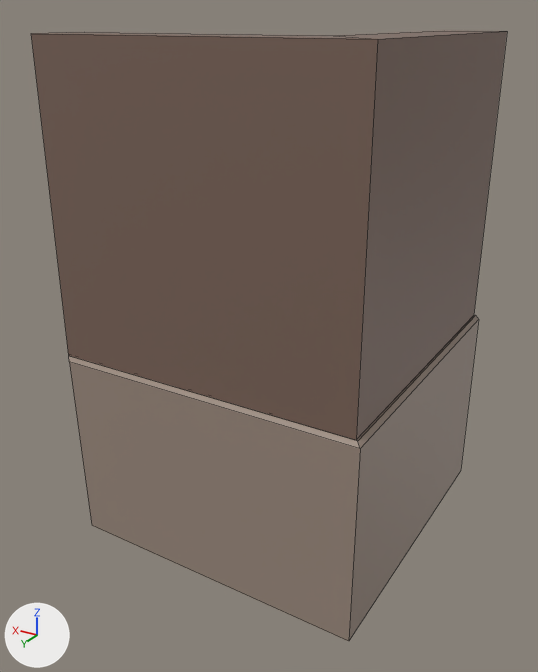
Renders of the FBX model Assets/Models/pared_esq_sup_izq.fbx from each side of a commit.
The view is the same before and after, from a 50 mm lens placed at (-1.57, 2.65, 2.05), pointed at (-0.11, 0.22, 0.84). Arrows for +X, +Y and +Z are at lower left; the lights stay in place. Mesh edges are drawn as thin lines. Where no turn or scale is listed for an object, it has been applied to the vertices. Vertices at the same position are counted once.

Names of what the first picture shows: 'pared_esq__base', 'pared_esq__zocalo4'.
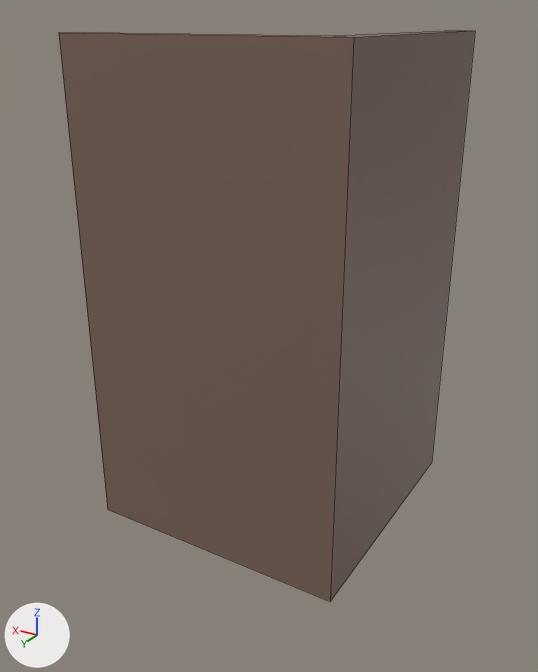
What differs and where, as boxes (x1, y1, x2, y2) in the pictures (538 x 672 px):
```json
{"object": "pared_esq__base", "change": "reshaped", "before": [31, 30, 507, 440], "after": [59, 30, 475, 602], "on screen": "13% narrower, 39% taller"}
{"object": "pared_esq__zocalo4", "change": "deleted", "before": [69, 315, 479, 641]}
```

The change, as JSON lines over the scene's bpy script:
```json
{"block": "me_mesh", "where": "me_mesh.from_pydata(...)  # 12 vertices, 6 faces; spans x -0.75..0.5, y -0.5..0.75, z 0.817..2.0"}
{"block": "me_mesh", "where": "# used by ob_pared_esq__base; location = (0.0, 0.0, 0.0)"}
{"block": "me_mesh", "where": "# verts and faces of me_mesh; kept vertices keep their numbers, new ones are numbered from 12"}
{"block": "me_mesh", "where": "# before: 4 (0.5, 0.75, 2.0) at pixel (30, 33), 5 (-0.75, 0.75, 2.0) at pixel (377, 39), 8 (-0.75, -0.5, 2.0) at pixel (507, 31), 9 (0.5, 0.75, 0.817) at pixel (68, 355), 10 (-0.75, 0.75, 0.817) at pixel (356, 439)"}
{"block": "me_mesh", "where": "# before: 11 (-0.75, -0.5, 0.817) at pixel (473, 315)"}
{"block": "me_mesh", "change": "me_mesh part 1"}
{"op": "add", "block": "me_mesh", "code": "delete_vertices([9, 10, 11])  # with the faces that use them"}
{"op": "add", "block": "me_mesh", "code": "verts[4] = (0.5, 0.625, 2.0)  # moved, pixel (58, 32)"}
{"op": "add", "block": "me_mesh", "code": "verts[5] = (-0.625, 0.625, 2.0)  # moved, pixel (353, 37)"}
{"op": "add", "block": "me_mesh", "code": "verts[8] = (-0.625, -0.5, 2.0)  # moved, pixel (475, 30)"}
{"op": "add", "block": "me_mesh", "code": "for new, old in zip([12, 13, 14], [4, 5, 8]): verts[new] = verts[old] + (0.0, 0.0, -2.0)"}
{"op": "add", "block": "me_mesh", "code": "faces += [(4, 12, 13, 5), (5, 13, 14, 8)]"}
{"op": "remove", "block": "ob_pared_esq__zocalo4", "code": ["ob_pared_esq__zocalo4 = bpy.data.objects.new('pared_esq__zocalo4', me_mesh_002)", "ob_pared_esq__zocalo4.location = (0.0, 0.0, 0.0)"]}
```
